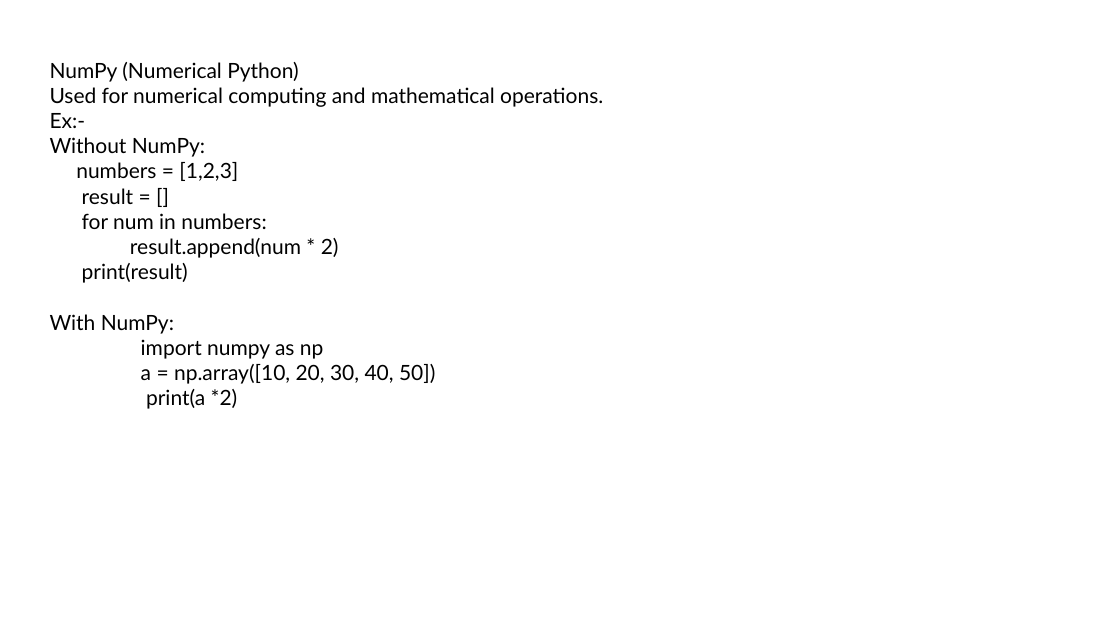
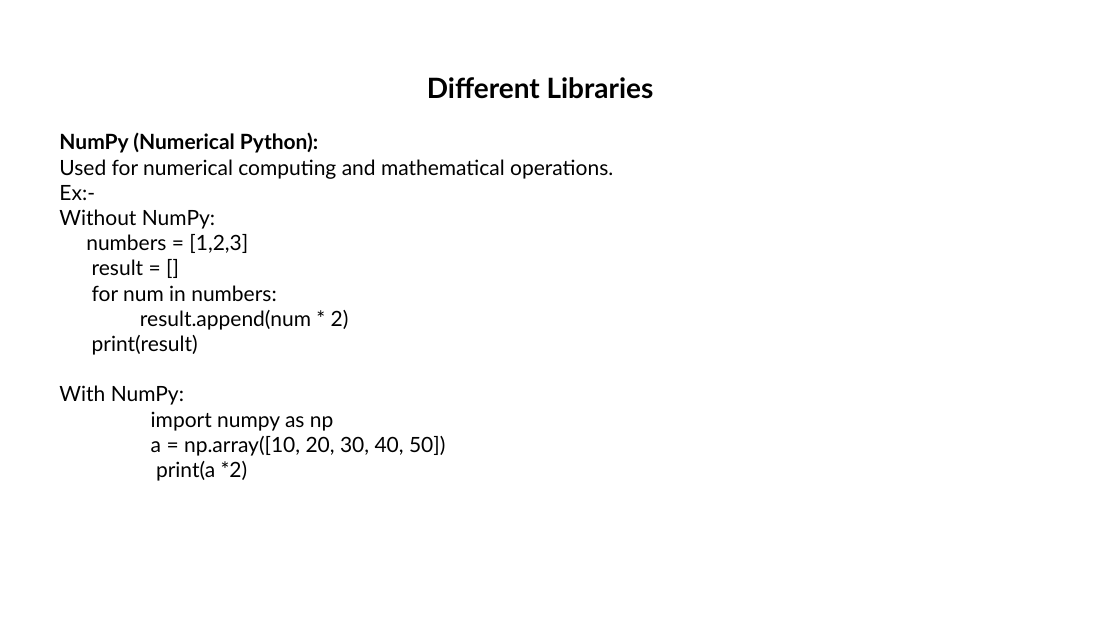
Before and after one commit to srilekhachundu/office_files, a slide deck: slide 7 of Python_Library.pptx. Drawn at 1120x630 pixels with LibreOffice and Linux fonts; fonts in the diff are those of the drawing. Boxes give left, top, right and bottom in pixels: in the first picture for what was removed or moved away, otherwise in the second. Text is boxed around its words. In the diff, an @@ line names an element or a change of style, - is before the commit and + after.

Commit message:
Add files via upload
.

```diff
--- a/Python_Library.pptx
+++ b/Python_Library.pptx
@@ text "Different Libraries": place and size @@
-text "Different Libraries" at (50,62,603,409)
+text "Different Libraries" at (59,77,654,481)
@@ text at (59,77,654,153): text changed; bold on @@
-NumPy (Numerical Python)
+Different Libraries
+NumPy (Numerical Python):
```
Also in this commit, not shown: 3 other slides changed, 2 slides added.
